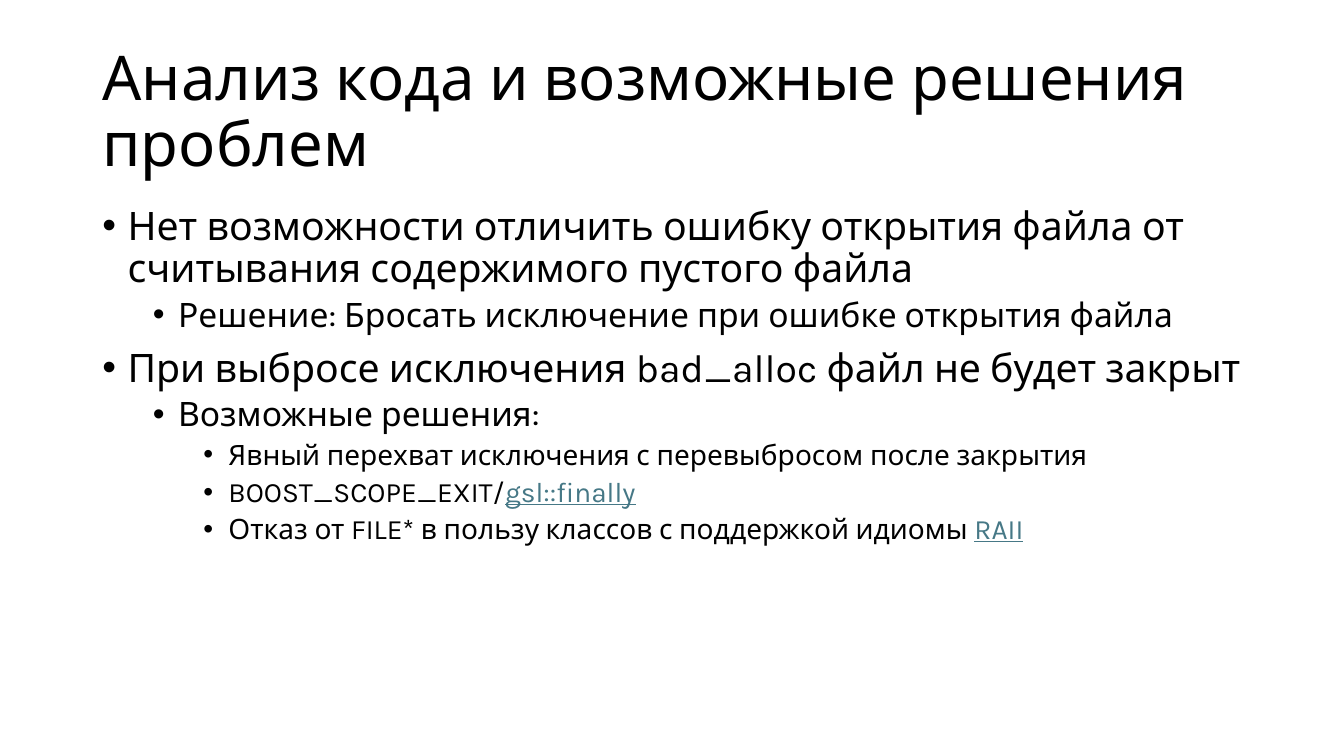
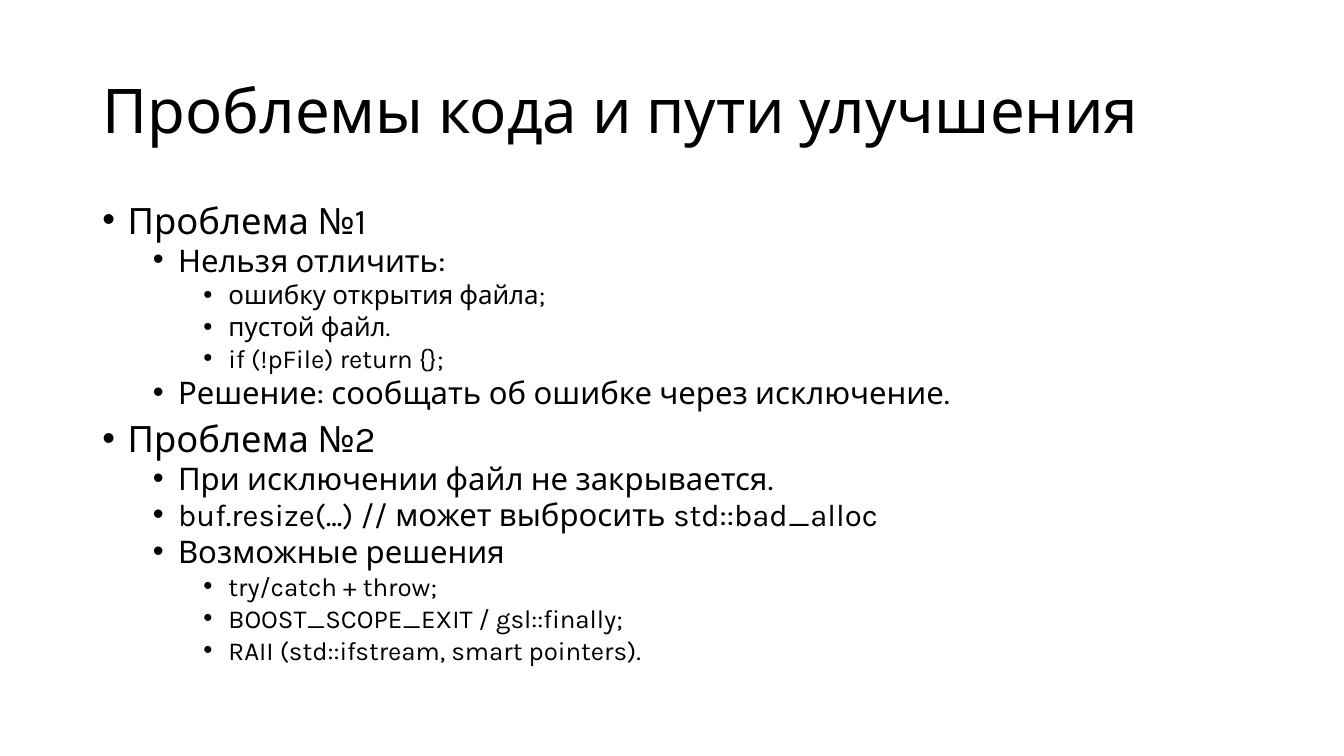
Before and after one commit to alexey-malov/oop, a slide deck: slide 47 of lectures/05/Обработка ошибок и исключительных ситуаций.pptx (slide 53 before the commit). Drawn at 1344x756 pixels with LibreOffice and Linux fonts; fonts in the diff are those of the drawing. Boxes give left, top, right and bottom in pixels: in the first picture for what was removed or moved away, otherwise in the second. Text is boxed around its words. In the diff, an @@ line names an element or a change of style, - is before the commit and + after.

```diff
--- a/lectures/05/Обработка ошибок и исключительных ситуаций.pptx
+++ b/lectures/05/Обработка ошибок и исключительных ситуаций.pptx
@@ title at <box>102,86,1138,148</box>: text changed @@
-Анализ кода и возможные решения проблем
+Проблемы кода и пути улучшения
@@ text at <box>128,206,944,666</box>: text changed; size 20 to 22.2 pt @@
-• Нет возможности отличить ошибку открытия файла от считывания содержимого пустого файла
-  • Решение: Бросать исключение при ошибке открытия файла
-• При выбросе исключения bad_alloc файл не будет закрыт
-  • Возможные решения:
-    • Явный перехват исключения с перевыбросом после закрытия
-    • BOOST_SCOPE_EXIT/gsl::finally
-    • Отказ от FILE* в пользу классов с поддержкой идиомы RAII
+• Проблема №1
+  • Нельзя отличить:
+    • ошибку открытия файла;
+    • пустой файл.
+    • if (!pFile) return {};
+  • Решение: сообщать об ошибке через исключение.
+• Проблема №2
+  • При исключении файл не закрывается.
+  • buf.resize(...) // может выбросить std::bad_alloc
+  • Возможные решения
+    • try/catch + throw;
+    • BOOST_SCOPE_EXIT / gsl::finally;
+    • RAII (std::ifstream, smart pointers).
```
Also in this commit, not shown: 29 other slides changed, 8 slides added, 13 slides removed, 1 other file.
